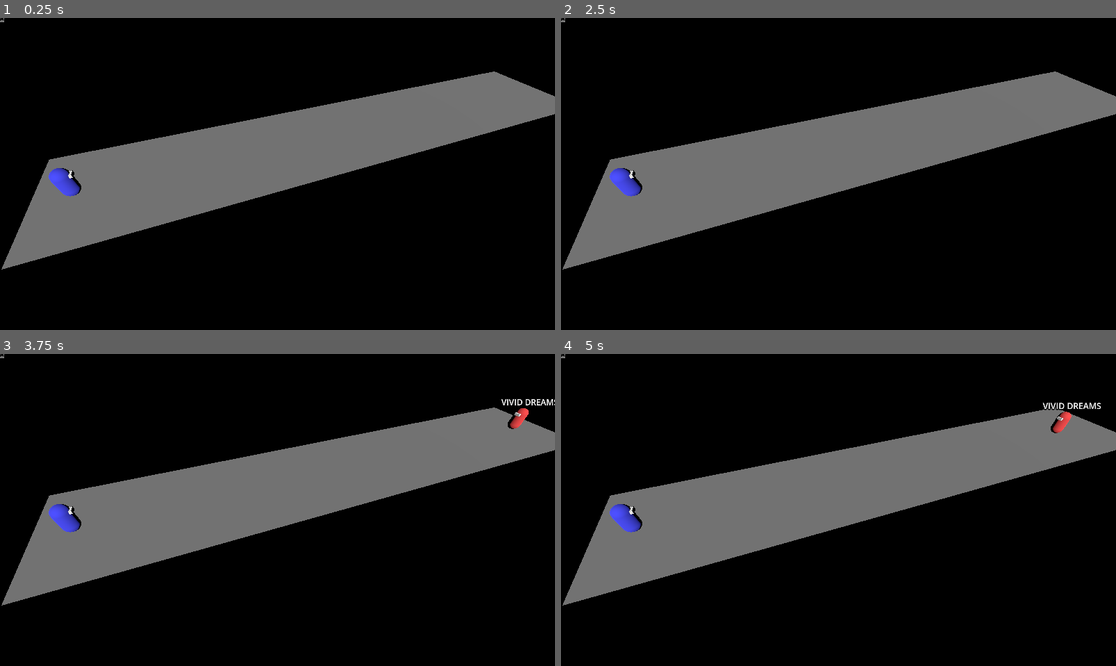
Above: before the commit, frames 1-4 (two rows, left to right).
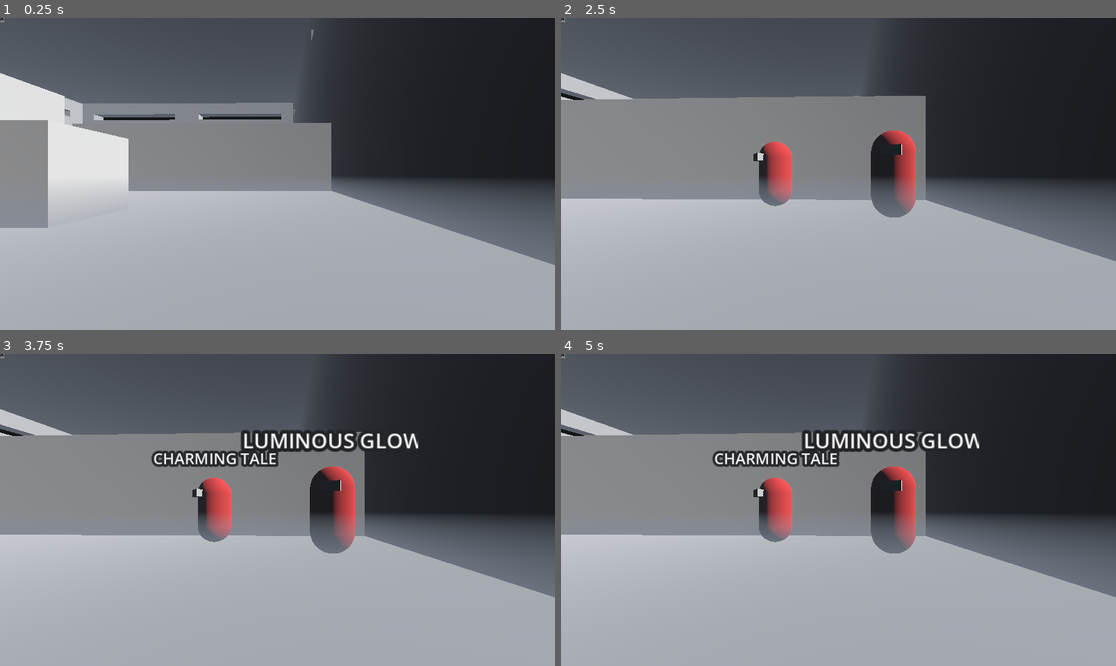
Above: after the commit, the same moments.

Repository: gamkedo-la/TypeStrike
Game: Godot game, scene res://Levels/level1.tscn
The game is run twice, just before and just after one commit, with the same random seed, the same clock (stepped at 60 frames per second) and the same inputs.
Inputs:
- Up to frame 1 (0.25 s): no input
- Up to frame 2 (2.5 s): tap Enter at 0.5 s
- Up to frame 3 (3.75 s): no input
- Up to frame 4 (5 s): no input

The runs differ from the first frame. In frame 1, 94% of the frame differs, in the area x 0-100%, y 0-100%; in frame 2, 92%; in frame 3, 93%; in frame 4, 93%.

Commit message:
character working on rails

Diff:
--- a/Components/BillboardMesh.gd
+++ b/Components/BillboardMesh.gd
@@ -1,13 +1 @@
 extends MeshInstance3D
-
-
-# Called when the node enters the scene tree for the first time.
-func _ready():
-	pass # Replace with function body.
-
-
-# Called every frame. 'delta' is the elapsed time since the previous frame.
-func _process(delta):
-	#var camera_position = get_viewport().get_camera_3d().position
-	#look_at_from_position(camera_position, position)
-	pass
--- a/Components/EnemyBase.tscn
+++ b/Components/EnemyBase.tscn
@@ -14,7 +14,7 @@
 
 [sub_resource type="LabelSettings" id="LabelSettings_ldpvw"]
 resource_local_to_scene = true
-font_size = 36
+font_size = 24
 shadow_size = 16
 shadow_color = Color(0.0705882, 0.0705882, 0.0705882, 1)
 shadow_offset = Vector2(0, 0)
@@ -37,7 +37,7 @@
 
 [node name="EnemyBase" type="CharacterBody3D"]
 script = ExtResource("1_verte")
-move_speed = 2.0
+move_speed = 0.5
 
 [node name="CollisionShape3D" type="CollisionShape3D" parent="."]
 transform = Transform3D(1, 0, 0, 0, 1, 0, 0, 0, 1, 0, 1, 0)
@@ -82,6 +82,6 @@
 uppercase = true
 
 [node name="MeshInstance3D" type="MeshInstance3D" parent="."]
-transform = Transform3D(-10.9373, 0, 9.56166e-07, 0, 10.9373, 0, -9.56166e-07, 0, -10.9373, 0, 2.60454, 0)
+transform = Transform3D(-10.2736, 0, 8.98143e-07, 0, 10.2736, 0, -8.98143e-07, 0, -10.2736, 0, 2.60454, 0)
 mesh = SubResource("QuadMesh_iubjb")
 script = ExtResource("4_1ybbc")
--- a/Components/EnemyBase/EnemyBase.gd
+++ b/Components/EnemyBase/EnemyBase.gd
@@ -3,6 +3,7 @@
 
 @export var move_speed : float = 5.0
 @export var word : String
+@export var target : TypeStrikePlayer
 
 func _init():
 	word = [
@@ -32,5 +33,10 @@
 	return word
 
 func _physics_process(delta):
-	velocity = Vector3(0, 0, move_speed)
-	move_and_slide()
+	if target:
+		look_at(target.global_position)
+		var direction = target.global_position - self.global_position
+		rotation.y = atan2(direction.z, direction.x)
+		#velocity = -basis.z * move_speed
+		#velocity = Vector3(0, 0, move_speed)
+		move_and_slide()
--- a/Components/EnemySpawner/EnemySpawner.gd
+++ b/Components/EnemySpawner/EnemySpawner.gd
@@ -1,20 +1,27 @@
 class_name EnemySpawner
-extends Node3D
+extends Area3D
 
 @export var enemy_type : PackedScene
-
-@onready var spawn_timer := $SpawnTimer
+@export var spawn_points : Vector3
 
 # Called when the node enters the scene tree for the first time.
 func _ready():
-	spawn_timer.timeout.connect(_on_timer_timeout)
-	_init_dictionary()
-
-func _init_dictionary():
-	var file = FileAccess.open("res://Data/en/easy.txt", FileAccess.READ)
-	var contents = file.get_as_text()
-
+	body_shape_entered.connect(_on_body_entered)
 
 func _on_timer_timeout():
 	var enemy = enemy_type.instantiate()
 	add_child(enemy)
+
+func _on_body_entered(_body_rid: RID, body: Node, _body_shape_index: int, _local_shape_index: int):
+	if body is TypeStrikePlayer:
+		var player = body as TypeStrikePlayer
+		body_shape_entered.disconnect(_on_body_entered)
+		var enemies : Array[EnemyBase] = []
+		for node in $SpawnPoints.get_children():
+			#node.look_at(player.global_position)
+			node.look_at(player.position)
+			var enemy = enemy_type.instantiate() as EnemyBase
+			node.add_child(enemy)
+			enemy.target = body
+			enemies.append(enemy)
+		player.begin_wave(enemies)
--- a/Components/EnemySpawner/EnemySpawner.tscn
+++ b/Components/EnemySpawner/EnemySpawner.tscn
@@ -1,12 +1,22 @@
-[gd_scene load_steps=3 format=3 uid="uid://dgdtjr8holjb4"]
+[gd_scene load_steps=4 format=3 uid="uid://dgdtjr8holjb4"]
 
 [ext_resource type="Script" path="res://Components/EnemySpawner/EnemySpawner.gd" id="1_mubw7"]
 [ext_resource type="PackedScene" uid="uid://5uhkotpicmc1" path="res://Components/EnemyBase.tscn" id="2_fnly5"]
 
-[node name="EnemySpawner" type="Node3D"]
+[sub_resource type="BoxShape3D" id="BoxShape3D_tlojh"]
+resource_local_to_scene = true
+
+[node name="EnemySpawner" type="Area3D"]
 script = ExtResource("1_mubw7")
 enemy_type = ExtResource("2_fnly5")
+spawn_points = Vector3(0.43, 0, 0)
 
-[node name="SpawnTimer" type="Timer" parent="."]
-wait_time = 3.0
-autostart = true
+[node name="SpawnPoints" type="Node3D" parent="."]
+
+[node name="Node3D" type="Node3D" parent="SpawnPoints"]
+
+[node name="Marker3D" type="Marker3D" parent="SpawnPoints/Node3D"]
+
+[node name="CollisionShape3D" type="CollisionShape3D" parent="."]
+transform = Transform3D(1, 0, 0, 0, 1, 0, 0, 0, 1, 0, 0.454788, 0)
+shape = SubResource("BoxShape3D_tlojh")
--- a/Components/Player/Player.gd
+++ b/Components/Player/Player.gd
@@ -2,60 +2,69 @@
 extends CharacterBody3D
 
 const english_alpha = "abcdefghijklmnopqrstuvwxyz"
-var current_spawner : EnemySpawner
 
-var enemies = []
+var enemies : Array[EnemyBase] = []
+var active_spawner : EnemySpawner
 var current_target : int = -1
-var current_word : String = ""
+var textarea : TextEdit
+
+signal wave_defeated
 
 func _ready():
-	current_spawner = get_node("/root/Level1/EnemySpawner")
-	current_spawner.child_entered_tree.connect(_on_enemy_spawned)
-	$TextEdit.text_changed.connect(_text_input)
-	$TextEdit.grab_focus()
+	textarea = $TextEdit
+	textarea.text_changed.connect(_text_input)
+	textarea.grab_focus()
+	wave_defeated.connect(end_wave)
 
 func _text_input():
-	var key_typed = $TextEdit.text[-1].to_lower()
+	var key_typed = textarea.text[-1].to_lower()
 	if current_target < 0:
-		current_target = _get_target(key_typed)
+		current_target = get_target(key_typed)
 	if current_target >= 0:
-		_attack_target(key_typed)
+		attack_target(key_typed)
 
-#func _unhandled_input(event):
-	#if event is InputEventKey and not event.is_pressed():
-		#var typed_event = event as InputEventKey
-		#var has_shift = typed_event.shift_pressed
-		#var key_typed = PackedByteArray([typed_event.get_keycode_with_modifiers()]).get_string_from_utf8().to_lower()
-		#
-		#if current_target < 0:
-			#current_target = _get_target(key_typed)
-		#if current_target >= 0:
-			#_attack_target(key_typed)
-
-func _get_target(letter : String):
+func get_target(letter : String):
 	for i in range(enemies.size()):
 		var enemy_word = enemies[i].word
 		if enemy_word.begins_with(letter):
-			current_word = ""
 			return i
 	return -1
 
-func _attack_target(letter : String):
+func attack_target(letter : String):
 	var enemy = enemies[current_target]
 	if enemy:
 		var remainder = enemy.erase(letter)
 		if remainder.length() <= 0:
-			_remove_target()
+			remove_target()
 	else:
 		current_target = -1
 
-func _remove_target():
+func remove_target():
 	enemies.remove_at(current_target)
 	current_target = -1
-	$TextEdit.clear()
+	textarea.clear()
+	if enemies.size() == 0:
+		wave_defeated.emit()
 
-func _on_enemy_spawned(node: Node):
-	print("enemy spawned", node.name)
+func enemy_spawned(node: Node):
+	print("unit spawned", node.name)
 	if node is EnemyBase:
 		var enemy = node as EnemyBase
 		enemies.append(enemy)
+
+func begin_wave(spawned_enemies: Array[EnemyBase]):
+	enemies = spawned_enemies
+	#active_spawner.child_entered_tree.connect(self.enemy_spawned)
+	#print("spawn func connected")
+	stop_progress()
+
+func end_wave():
+	#active_spawner.child_entered_tree.disconnect(enemy_spawned)
+	#active_spawner = null
+	continue_progress()
+
+func stop_progress():
+	$"..".should_move = false
+
+func continue_progress():
+	$"..".should_move = true
--- a/Components/Player/Player.tscn
+++ b/Components/Player/Player.tscn
@@ -1,33 +1,25 @@
-[gd_scene load_steps=7 format=3 uid="uid://pqdm4i0c0o1l"]
+[gd_scene load_steps=4 format=3 uid="uid://pqdm4i0c0o1l"]
 
 [ext_resource type="Script" path="res://Components/Player/Player.gd" id="1_bwaaj"]
-[ext_resource type="Material" uid="uid://bh8chiqnmmi0t" path="res://Materials/blue.tres" id="1_i8mh7"]
-[ext_resource type="Material" uid="uid://cg4toje106t5a" path="res://Materials/white.tres" id="2_7jcat"]
+[ext_resource type="Script" path="res://Components/Player/PlayerRails.gd" id="1_h5clx"]
 
 [sub_resource type="CapsuleShape3D" id="CapsuleShape3D_q57ax"]
 
-[sub_resource type="CapsuleMesh" id="CapsuleMesh_b3ckf"]
+[node name="Player" type="PathFollow3D"]
+loop = false
+tilt_enabled = false
+script = ExtResource("1_h5clx")
 
-[sub_resource type="BoxMesh" id="BoxMesh_uikeq"]
-
-[node name="Player" type="CharacterBody3D"]
+[node name="Area3D" type="CharacterBody3D" parent="."]
 script = ExtResource("1_bwaaj")
 
-[node name="CollisionShape3D" type="CollisionShape3D" parent="."]
+[node name="CollisionShape3D" type="CollisionShape3D" parent="Area3D"]
 transform = Transform3D(1, 0, 0, 0, 1, 0, 0, 0, 1, 0, 1, 0)
 shape = SubResource("CapsuleShape3D_q57ax")
 
-[node name="MeshInstance3D" type="MeshInstance3D" parent="CollisionShape3D"]
-material_override = ExtResource("1_i8mh7")
-mesh = SubResource("CapsuleMesh_b3ckf")
-skeleton = NodePath("../..")
+[node name="Camera3D" type="Camera3D" parent="Area3D/CollisionShape3D"]
 
-[node name="MeshInstance3D" type="MeshInstance3D" parent="CollisionShape3D/MeshInstance3D"]
-transform = Transform3D(0.416983, 0, 0, 0, 0.208438, 0, 0, 0, 0.416983, -0.000678062, 0.492258, -0.414477)
-material_override = ExtResource("2_7jcat")
-mesh = SubResource("BoxMesh_uikeq")
-
-[node name="TextEdit" type="TextEdit" parent="."]
+[node name="TextEdit" type="TextEdit" parent="Area3D"]
 offset_right = 8.0
 offset_bottom = 8.0
 context_menu_enabled = false
@@ -35,3 +27,4 @@
 selecting_enabled = false
 drag_and_drop_selection_enabled = false
 middle_mouse_paste_enabled = false
+metadata/_edit_use_anchors_ = true
--- /dev/null
+++ b/Components/Player/PlayerRails.gd
@@ -0,0 +1,9 @@
+extends PathFollow3D
+
+@export var speed : float = 2.0
+
+var should_move : bool = true
+
+func _process(delta):
+	if should_move:
+		progress = progress + (delta * speed)
--- /dev/null
+++ b/Components/Player/PlayerRails.tscn
@@ -0,0 +1,12 @@
+[gd_scene load_steps=3 format=3 uid="uid://dh6if5jjexm4a"]
+
+[ext_resource type="Script" path="res://Components/Player/PlayerRails.gd" id="1_7nw7h"]
+[ext_resource type="PackedScene" uid="uid://pqdm4i0c0o1l" path="res://Components/Player/Player.tscn" id="2_faxi1"]
+
+[node name="PlayerRails" type="PathFollow3D"]
+rotation_mode = 1
+loop = false
+tilt_enabled = false
+script = ExtResource("1_7nw7h")
+
+[node name="Player" parent="." instance=ExtResource("2_faxi1")]
--- a/Levels/level1.tscn
+++ b/Levels/level1.tscn
@@ -1,34 +1,105 @@
-[gd_scene load_steps=6 format=3 uid="uid://b1t8f0obc186b"]
+[gd_scene load_steps=10 format=3 uid="uid://b1t8f0obc186b"]
 
 [ext_resource type="PackedScene" uid="uid://pqdm4i0c0o1l" path="res://Components/Player/Player.tscn" id="1_3sbqm"]
 [ext_resource type="PackedScene" uid="uid://dgdtjr8holjb4" path="res://Components/EnemySpawner/EnemySpawner.tscn" id="2_2vuqi"]
+[ext_resource type="PackedScene" uid="uid://bac5b7pawc0yq" path="res://Meshes/test_map_blockout.glb" id="3_1b40a"]
+
+[sub_resource type="PhysicalSkyMaterial" id="PhysicalSkyMaterial_ugcad"]
+
+[sub_resource type="Sky" id="Sky_1m75t"]
+sky_material = SubResource("PhysicalSkyMaterial_ugcad")
 
 [sub_resource type="Environment" id="Environment_shc2y"]
-background_energy_multiplier = 0.0
+background_mode = 2
+sky = SubResource("Sky_1m75t")
+ambient_light_source = 3
+fog_enabled = true
+fog_height = 1.0
+fog_height_density = 1.0
+volumetric_fog_albedo = Color(0.49559, 0.548833, 0.357076, 1)
 
 [sub_resource type="CameraAttributesPractical" id="CameraAttributesPractical_vh4v3"]
 
-[sub_resource type="PlaneMesh" id="PlaneMesh_sfo0e"]
+[sub_resource type="Curve3D" id="Curve3D_khvet"]
+_data = {
+"points": PackedVector3Array(0, 0, 0, 0, 0, 0, 0, 0, 0, 0.42, 0, 0.767, -0.42, 0, -0.767, -0.499, 0, -9.66, 1.368, 0, 0.046, -1.368, 0, -0.046, -5.802, 0, -9.676, -0.184, 0, 2.745, 0.184, 0, -2.615, -17.819, 0, -11.307, 0, 0, 0, 0, 0, 0, -13.749, 0, -16.508, 0, 0, 0, 0, 0, 0, -29.142, 0, -15.308),
+"tilts": PackedFloat32Array(0, 0, 0, 0, 0, 0)
+}
+point_count = 6
+
+[sub_resource type="BoxShape3D" id="BoxShape3D_b063c"]
+resource_local_to_scene = true
+size = Vector3(1.95215, 1.76611, 1.53711)
 
 [node name="Level1" type="Node3D"]
-
-[node name="Camera3D" type="Camera3D" parent="."]
-transform = Transform3D(0.346936, -0.663188, 0.663188, 0, 0.707107, 0.707107, -0.937889, -0.245321, 0.245321, 13.7033, 11.6575, -8.36809)
-fov = 65.0
-size = 18.496
 
 [node name="WorldEnvironment" type="WorldEnvironment" parent="."]
 environment = SubResource("Environment_shc2y")
 camera_attributes = SubResource("CameraAttributesPractical_vh4v3")
 
+[node name="Path3D" type="Path3D" parent="WorldEnvironment"]
+transform = Transform3D(1, 0, 0, 0, 1, 0, 0, 0, 1, 23.5512, -2.38419e-07, 23.6566)
+curve = SubResource("Curve3D_khvet")
+
+[node name="Player" parent="WorldEnvironment/Path3D" instance=ExtResource("1_3sbqm")]
+transform = Transform3D(0.998653, 0, 0.0515867, 0, 1, 0, -0.0515867, 0, 0.998653, 0, 0, 0)
+
 [node name="DirectionalLight3D" type="DirectionalLight3D" parent="."]
-transform = Transform3D(0.207231, -0.570246, 0.794906, -0.0164404, 0.8104, 0.585647, -0.978154, -0.134433, 0.158565, 0, -3.80309, 7.39592)
-
-[node name="MeshInstance3D" type="MeshInstance3D" parent="."]
-transform = Transform3D(4.27152, 0, 0, 0, 1, 0, 0, 0, 22.108, 0, 0, -19.7001)
-mesh = SubResource("PlaneMesh_sfo0e")
-
-[node name="Player" parent="." instance=ExtResource("1_3sbqm")]
+transform = Transform3D(0.207231, -0.570246, 0.794906, -0.0164404, 0.8104, 0.585647, -0.978154, -0.134433, 0.158565, -0.0363235, -3.77962, 7.38722)
 
 [node name="EnemySpawner" parent="." instance=ExtResource("2_2vuqi")]
-transform = Transform3D(-1, 0, -8.74228e-08, 0, 1, 0, 8.74228e-08, 0, -1, 0, 0, -40.0679)
+transform = Transform3D(-1, 0, -8.74228e-08, 0, 1, 0, 8.74228e-08, 0, -1, 23.2911, 4.76837e-07, 17.8959)
+
+[node name="Node3D" parent="EnemySpawner/SpawnPoints" index="0"]
+transform = Transform3D(1, 0, 0, 0, 1, 0, 0, 0, 1, -1.27722, 4.76837e-07, 3.53923)
+
+[node name="Node3D2" type="Node3D" parent="EnemySpawner/SpawnPoints" index="1"]
+transform = Transform3D(1, 0, 0, 0, 1, 0, 0, 0, 1, 1.98738, 0.00627232, 5.09444)
+
+[node name="Marker3D" type="Marker3D" parent="EnemySpawner/SpawnPoints/Node3D2"]
+
+[node name="CollisionShape3D" parent="EnemySpawner" index="1"]
+transform = Transform3D(1, 0, 0, 0, 1, 0, 0, 0, 1, 0, 0.837845, 0)
+shape = SubResource("BoxShape3D_b063c")
+
+[node name="EnemySpawner2" parent="." instance=ExtResource("2_2vuqi")]
+transform = Transform3D(-0.648837, 0, 0.760927, 0, 1, 0, -0.760927, 0, -0.648837, 9.69736, 4.76837e-07, 7.05709)
+
+[node name="Node3D" parent="EnemySpawner2/SpawnPoints" index="0"]
+transform = Transform3D(1, 0, 2.08616e-07, 0, 1, 0, -2.08616e-07, 0, 1, -1.07452, 4.76837e-07, 6.6354)
+
+[node name="Node3D2" type="Node3D" parent="EnemySpawner2/SpawnPoints" index="1"]
+transform = Transform3D(1, 0, 2.08616e-07, 0, 1, 0, -2.08616e-07, 0, 1, 0.103709, 4.76837e-07, 9.60857)
+
+[node name="Marker3D" type="Marker3D" parent="EnemySpawner2/SpawnPoints/Node3D2"]
+
+[node name="CollisionShape3D" parent="EnemySpawner2" index="1"]
+transform = Transform3D(1, 0, 2.98023e-08, 0, 1, 0, -2.98023e-08, 0, 1, 0, 0.837845, 0)
+shape = SubResource("BoxShape3D_b063c")
+
+[node name="EnemySpawner3" parent="." instance=ExtResource("2_2vuqi")]
+transform = Transform3D(1.31134e-07, 0, -1, 0, 1, 0, 1, 0, 1.31134e-07, -1.70258, 4.76837e-07, 8.02335)
+
+[node name="Node3D" parent="EnemySpawner3/SpawnPoints" index="0"]
+transform = Transform3D(1, 0, 2.08616e-07, 0, 1, 0, -2.08616e-07, 0, 1, -3.15115, 2.38418e-07, 5.54062)
+
+[node name="Node3D3" type="Node3D" parent="EnemySpawner3/SpawnPoints" index="1"]
+transform = Transform3D(1, 0, 2.08616e-07, 0, 1, 0, -2.08616e-07, 0, 1, -1.30028, 2.38418e-07, 5.54062)
+
+[node name="Marker3D" type="Marker3D" parent="EnemySpawner3/SpawnPoints/Node3D3"]
+
+[node name="Node3D2" type="Node3D" parent="EnemySpawner3/SpawnPoints" index="2"]
+transform = Transform3D(1, 0, 2.08616e-07, 0, 1, 0, -2.08616e-07, 0, 1, 0.644239, 4.76837e-07, 5.59229)
+
+[node name="Marker3D" type="Marker3D" parent="EnemySpawner3/SpawnPoints/Node3D2"]
+
+[node name="CollisionShape3D" parent="EnemySpawner3" index="1"]
+transform = Transform3D(1, 0, 2.98023e-08, 0, 1, 0, -2.98023e-08, 0, 1, 0, 0.837845, 0)
+shape = SubResource("BoxShape3D_b063c")
+
+[node name="test_map_blockout" parent="." instance=ExtResource("3_1b40a")]
+transform = Transform3D(1, 0, 0, 0, 1, 0, 0, 0, 1, 1.55961, 0, 0.427317)
+
+[editable path="EnemySpawner"]
+[editable path="EnemySpawner2"]
+[editable path="EnemySpawner3"]
Binary file added: Meshes/test_map_blockout.glb
Not shown, added: Meshes/test_map_blockout.glb.import
Not shown, added: Components/Player/Pla2A8D.tmp
Not shown, added: Components/Player/Pla50BB.tmp
Not shown, added: ContentSources/test_map.blend
Not shown, added: Meshes/test_map.blend
